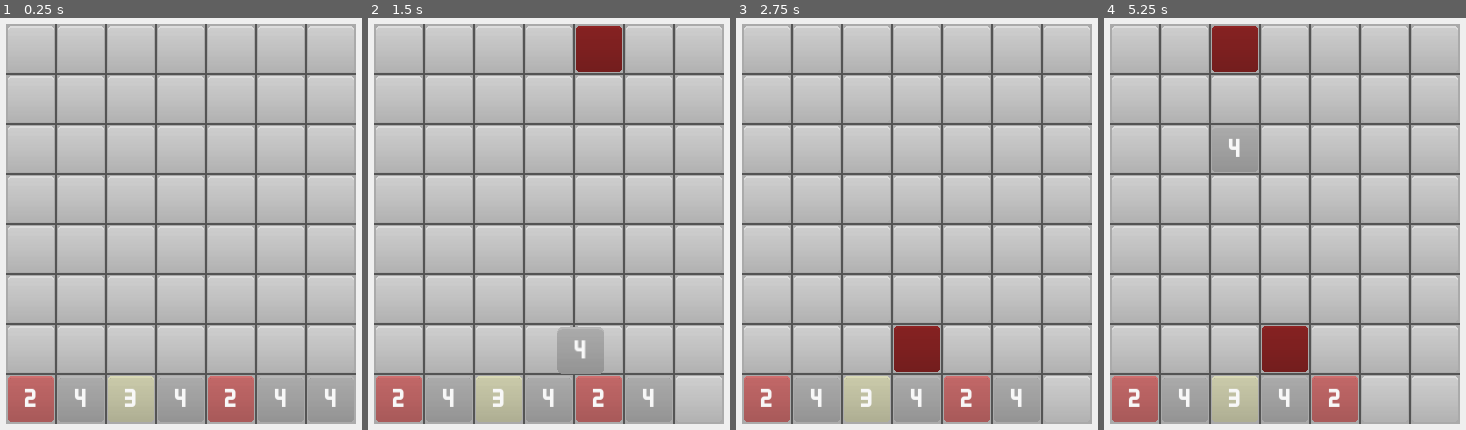
Above: before the commit, frames 1-4 (left to right).
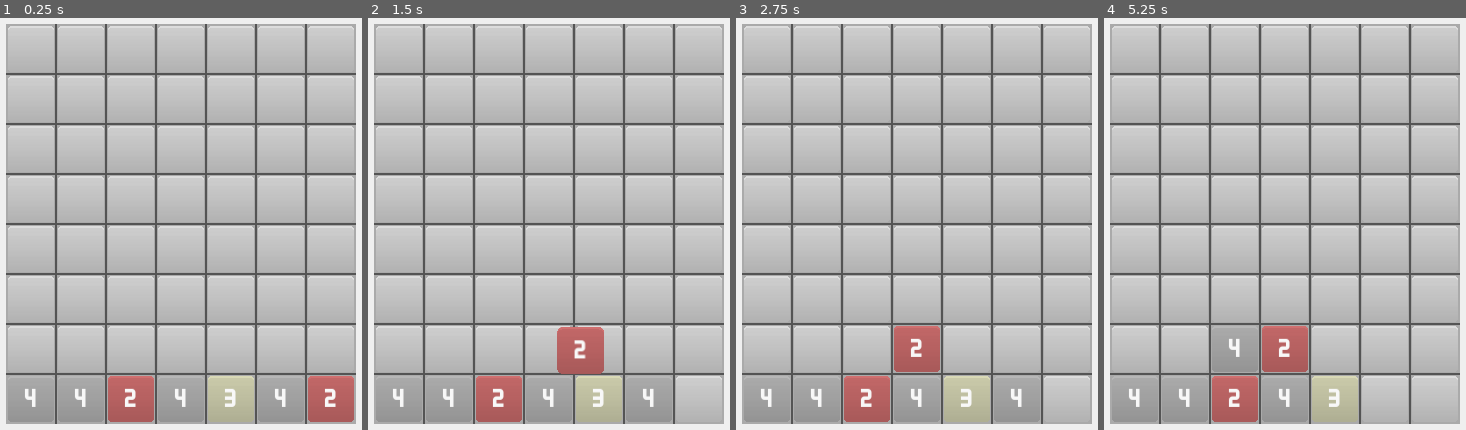
Above: after the commit, the same moments.

Repository: ashestosea/twenty-seven
Game: Godot game, scene res://screens/game.tscn
Two runs of this game, one before a commit and one after it. Both use one fixed random seed, a clock stepped at 60 frames per second and the inputs below.
Inputs (mouse positions are in pixels of both pictures, inside the frame that each line leads up to):
- Up to frame 1 (0.25 s): no input
- Up to frame 2 (1.5 s): tap Enter at 0.5 s; drag from (697, 397) to (592, 22) at 0.52 s; drag from (599, 347) to (527, 359) at 1.27 s
- Up to frame 3 (2.75 s): move the mouse to (917, 397) at 2.02 s; click (917, 397) at 2.17 s
- Up to frame 4 (5.25 s): tap Space at 2.75 s; drag from (1386, 397) to (1151, 79) at 2.77 s; drag from (1136, 347) to (1306, 199) at 3.52 s; drag from (1285, 298) to (outside the picture) at 4.27 s; move the mouse to (1234, 149) at 5.02 s; click (1234, 149) at 5.17 s

The runs differ from the first frame. In frame 1, 5.4% of the frame differs, in the area x 2-98%, y 86-99%; in frame 2, 6.9%; in frame 3, 5.5%; in frame 4, 9.7%, in the area x 2-71%, y 1-99%.

Commit message:
Change from authoritative grid to authoritative tiles. Fix fall.
Instead of Tile having a grid_pos and Grid trying to keep a synced array of Tiles. Now Grid just has a "heap" of tiles and must search for a Tile with the desired grid_pos

Diff:
--- a/scripts/grid.gd
+++ b/scripts/grid.gd
@@ -21,10 +21,9 @@
 @onready var _grid_line_vert_scene = load("res://assets/grid_line_vert.tscn");
 
 func debug_set_tile_color(i: int, j: int, c: Color):
-	(_debug_grid[index(i,j)].get_node("Sprite") as Sprite2D).modulate = c;
-
-func debug_set_tile_color2(indx: int, c: Color):
-	(_debug_grid[indx].get_node("Sprite") as Sprite2D).modulate = c;
+	var index = i * GRID_HEIGHT + j;
+	(_debug_grid[index].get_node("Sprite") as Sprite2D).modulate = c;
+	pass
 
 func _ready():
 	add_tiles();
@@ -74,7 +73,6 @@
 	_debug_tile_scene = load("res://assets/tile_debug.tscn");
 	for i in GRID_WIDTH:
 		for j in GRID_HEIGHT:
-			_grid.append(null);
 			var dt = _debug_tile_scene.instantiate();
 			dt.position = real_pos(i, j);
 			add_child(dt);
@@ -82,30 +80,20 @@
 
 #region Snap
 func snap_tiles():
-	_grid.filter(func(tile): return tile != null).map(snap_tile);
-	# await get_tree().process_frame;
-	# await get_tree().create_timer(0.1).timeout;
-	# _game_manager._on_snap_choose_new_substate_requested();
+	_grid.map(snap_tile);
 
 func snap_tile(tile: Tile):
 	tile.place();
 	tile.enable_collider();
 
 	if tile.has_moved():
-		_grid[index_vec(tile._grid_pos_cache)] = null;
-		debug_set_tile_color(tile._grid_pos_cache.x, tile._grid_pos_cache.y, Color.WHITE);
 		tile.snap_to_grid(tile.grid_pos.x, tile.grid_pos.y);
-		tile.name = "tile (%s, %s)" % [tile.grid_pos.x, tile.grid_pos.y];
-		var i = index_vec(tile.grid_pos);
+		# var i = index_vec(tile.grid_pos);
 		# if _grid[i] != null:
 		# 	print("match at ", tile.grid_pos);
 		# 	tile.set_level(tile.level + 1);
 		# 	var old_tile = _grid[i];
 		# 	old_tile.free();
-
-		_grid[i] = tile;
-		debug_set_tile_color2(i, Color.BLUE);
-		# print("grid[%s] = %s" % [i, tile.grid_pos]);
 #endregion
 
 #region Fall
@@ -118,35 +106,15 @@
 	return false;
 
 func fall():
-	for i in GRID_WIDTH:
-		for j in GRID_HEIGHT:
-			var tile = get_tile(i, j);
-			if tile != null:
-				var count = get_column_tile_count(i, j);
-				var fall_amount = j - count;
-				print("%s :: j = %s :: count = %s :: fall_amount = %s" % [tile.grid_pos, j, count, fall_amount]);
-				if fall_amount > 0:
-					_grid[index(i, j)] = null;
-					debug_set_tile_color(i, j, Color.WHITE);
-					# tile.grid_pos = Vector2i(i, j - 1);
-					fall_tile(tile, fall_amount);
-	# if needs_fall():
-	# 	fall();
+	for tile in _grid:
+		var count = get_column_size_below(tile.grid_pos.x, tile.grid_pos.y);
+		var fall_amount = tile.grid_pos.y - count;
+		if fall_amount > 0:
+			fall_tile(tile, fall_amount)
 
 func fall_tile(tile: Tile, fall_amount: int):
 	tile.enable_collider();
-	var diff = tile.grid_pos.y - fall_amount;
-	print("diff = ", diff);
-	if diff <= 0:
-		fall_amount += diff;
-	print("tile %s fall %s spaces" % [tile.grid_pos, fall_amount]);
 	tile.fall_to_grid(tile.grid_pos.x, tile.grid_pos.y - fall_amount);
-	# tile.snap_to_grid(tile.grid_pos.x, tile.grid_pos.y - fall_amount);
-	# position_tile(tile, tile.grid_pos.x, tile.grid_pos.y)
-	tile.name = "tile (%s, %s)" % [tile.grid_pos.x, tile.grid_pos.y];
-	var i = index_vec(tile.grid_pos);
-	_grid[i] = tile;
-	debug_set_tile_color2(i, Color.BROWN);
 #endregion
 
 #region Resolve
@@ -159,39 +127,43 @@
 
 #region Add
 func add_tiles():
-	for i in range(GRID_WIDTH - 1, -1, -1):
-		for j in range(GRID_HEIGHT - 1, -1, -1):
-			var tile = get_tile(i, j);
-			if tile != null:
-				_grid[index(i, j)] = get_tile(i, j);
-				debug_set_tile_color(i, j, Color.RED);
-				# print("adding tile at ", i, j);
-				tile.position.y += TILE_WIDTH;
-			if j == 0:
-				spawn(i, j);
+	for i in GRID_WIDTH:
+		var tiles = get_tiles_in_column(i);
+		if tiles.size() < GRID_HEIGHT:
+			for tile in tiles:
+				tile.fall_to_grid(i, tile.grid_pos.y + 1);
+			spawn(i, 0);
 
 func spawn(i: int, j: int):
 	var new_tile = _tile_scene.instantiate() as Tile;
 	new_tile.setup(_game_manager, self, i, j, randi_range(1, 4));
 	add_child(new_tile);
 	get_node(NodePath(new_tile.name)).move_to_front();
-	_grid[index(i, j)] = new_tile;
-	debug_set_tile_color(i, j, Color.BLACK);
-	# print("spawn tile ", new_tile.grid_pos);
+	_grid.append(new_tile);
 #endregion
 
 #region Utils
-func index(i: int, j: int) -> int:
-	return i * GRID_HEIGHT + j;
+# func index(i: int, j: int) -> int:
+# 	return i * GRID_HEIGHT + j;
 
-func index_vec(pos: Vector2i):
-	return pos.x * GRID_HEIGHT + pos.y;
+# func index_vec(pos: Vector2i):
+# 	return pos.x * GRID_HEIGHT + pos.y;
 
-func get_tile(i: int, j: int) -> Tile:
-	var tile_index = index(i, j);
-	if tile_index < _grid.size() - 1 and tile_index >= 0:
-		return _grid[tile_index] as Tile;
-	return null;
+# func get_tile(i: int, j: int) -> Tile:
+# 	var tile_index = index(i, j);
+# 	if tile_index < _grid.size() - 1 and tile_index >= 0:
+# 		return _grid[tile_index] as Tile;
+# 	return null;
+
+func get_tile_with_grid_pos(i: int, j: int) -> Tile:
+	var gp = Vector2i(i, j);
+	return _grid.filter(func(tile): return tile.grid_pos == gp).front();
+
+func get_tiles_in_column(column: int) -> Array[Tile]:
+	var tiles: Array[Tile] = [];
+	_grid.filter(func(tile): return tile.grid_pos.x == column).map(func(tile): tiles.append(tile));
+	tiles.sort_custom(func(a, b): return a.grid_pos < b.grid_pos);
+	return tiles;
 
 func grid_pos(pos: Vector2) -> Vector2i:
 	var gp: Vector2i = Vector2i.ZERO;
@@ -202,33 +174,26 @@
 func real_pos(i: int, j: int):
 	return Vector2(GRID_POS_X_MIN + TILE_WIDTH_HALF + i * TILE_WIDTH, GRID_POS_Y_MAX - TILE_WIDTH_HALF - (j * TILE_WIDTH));
 
-func get_column_top_index(column: int, below: int = GRID_HEIGHT) -> int:
-	for j in below:
-		var tile = get_tile(column, j);
-		if tile == null:
-			return j;
-	return 0;
+# func get_column_top_index(column: int, below: int = GRID_HEIGHT) -> int:
+# 	var tiles = get_tiles_in_column(column);
+# 	for j in below:
+# 		var tile = tiles[j];
+# 		if tile == null:
+# 			return j - 1;
+# 	return 0;
 
-func get_column_tile_count(column: int, below: int = GRID_HEIGHT) -> int:
-	# print("get column tile count column = %s :: below = %s" % [column, below]);
-	var count = 0;
-	for j in range(below - 1, -1, -1):
-		# print("  ", j);
-		if get_tile(column, j) != null:
-			count += 1;
-			# print("    count = ", count);
+func get_column_size_below(column: int, below: int = GRID_HEIGHT) -> int:
+	var tiles = get_tiles_in_column(column);
+	var count = tiles.filter(func(tile): return tile.grid_pos.y < below).size();
 	return count;
 
 func disable_colliders(tile: Tile):
-	for i in GRID_WIDTH:
-		for j in GRID_HEIGHT:
-			var grid_tile = get_tile(i, j) as Tile;
-			if grid_tile == null:
-				continue;
-			if grid_tile.level == tile.level:
-				grid_tile.disable_collider();
+	_grid.filter(func(t):
+			return t.level == tile.level\
+			and t != tile)\
+		.map(func(t): t.disable_collider());
 	tile.enable_collider();
 
 func enable_colliders():
-	_grid.filter(func(tile): return tile != null).map(func(tile): tile.enable_collider());
+	_grid.map(func(tile): tile.enable_collider());
 #endregion
